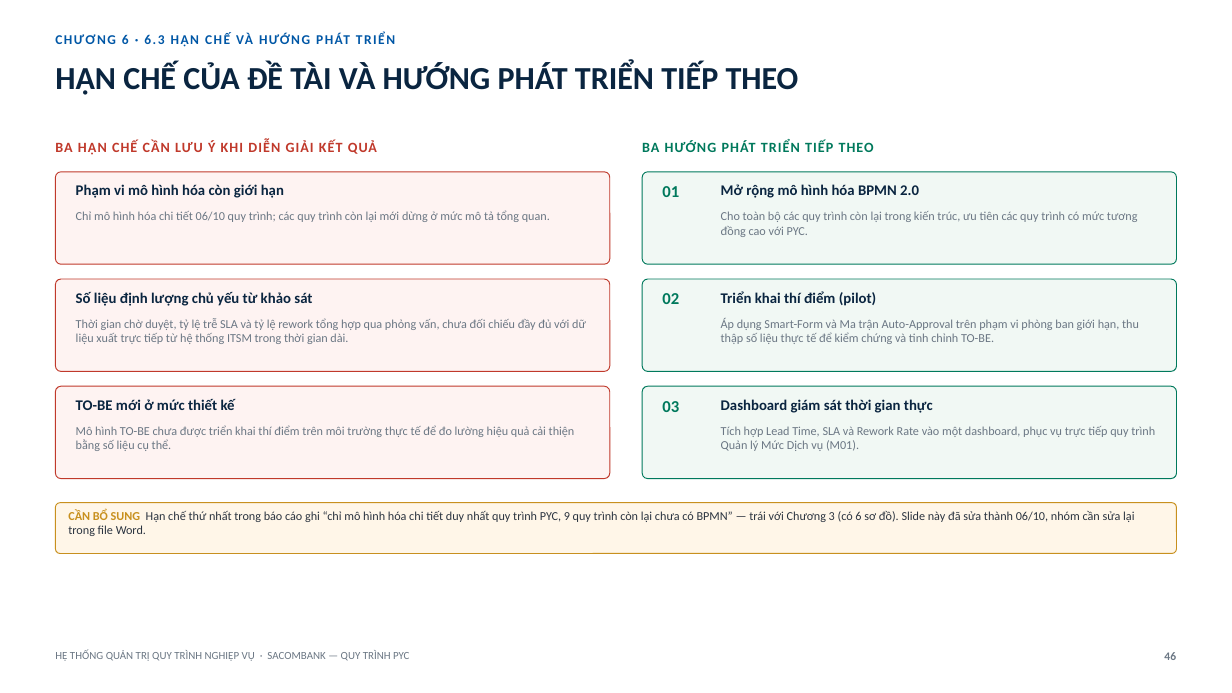
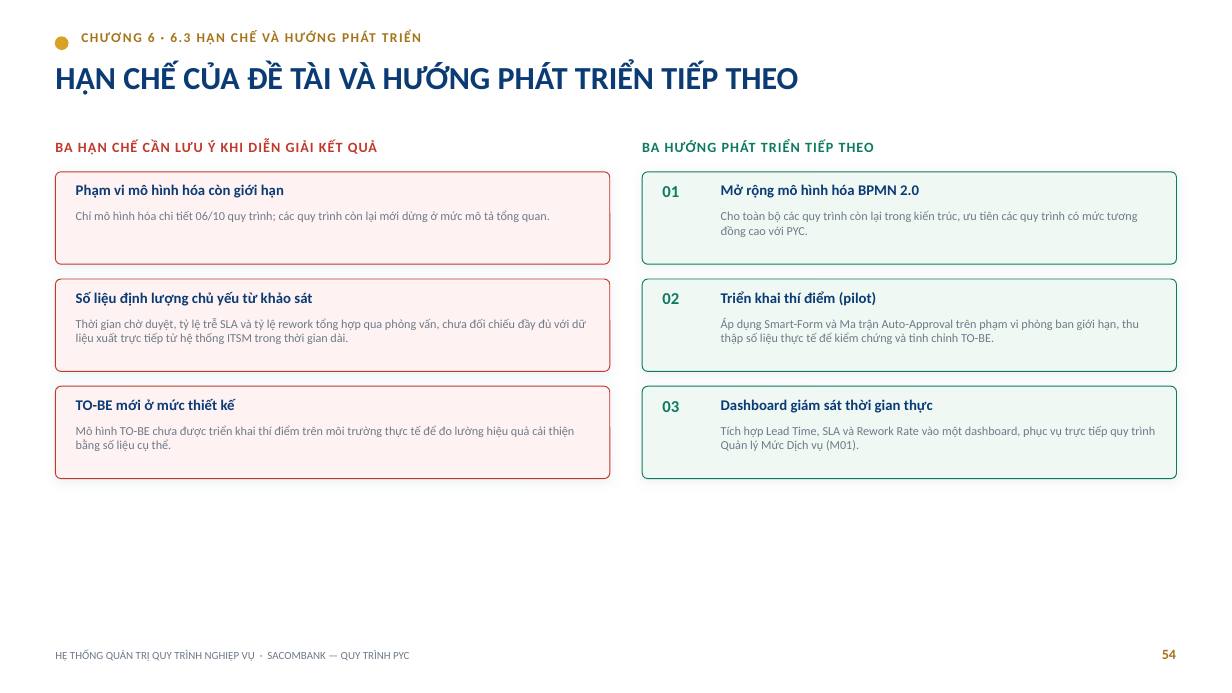
Before and after one commit to trilm83/SACOMBANK, a slide deck: slide 54 of BaoCao_PYC_Sacombank.pptx (slide 46 before the commit). Drawn at 1232x693 pixels with LibreOffice and Linux fonts; fonts in the diff are those of the drawing. Boxes give left, top, right and bottom in pixels: in the first picture for what was removed or moved away, otherwise in the second. Text is boxed around its words. In the diff, an @@ line names an element or a change of style, - is before the commit and + after.

```diff
--- a/BaoCao_PYC_Sacombank.pptx
+++ b/BaoCao_PYC_Sacombank.pptx
@@ ellipse added at [55, 37, 68, 50], fill #D9A227, outline #D9A227 1 pt @@
@@ text "CHƯƠNG 6 · 6.3 HẠN ...": place and size @@
-text "CHƯƠNG 6 · 6.3 HẠN ..." at [122, 33, 253, 44]
+text "CHƯƠNG 6 · 6.3 HẠN ..." at [148, 31, 279, 42]
@@ text "CHƯƠNG 6 · 6.3 HẠN ..." at [148, 31, 279, 42]: text colour #0057A6 to #A5741A @@
@@ shadow on in 3 elements at [55, 172, 610, 264], [55, 279, 610, 372], [55, 386, 610, 479] @@
@@ fill #F1F8F4 to #F0F8F4; outline #00795C 0.75 pt to #0E7A5F 0.75 pt; shadow on in 3 elements at [642, 172, 1177, 264], [642, 279, 1177, 372], [642, 386, 1177, 479] @@
@@ text colour #00795C to #0E7A5F in 3 elements at [662, 186, 679, 197], [662, 293, 679, 304], [662, 401, 679, 412] @@
@@ text colour #0A2540 to #0B3B75 in 7 elements at [55, 62, 799, 95], [76, 184, 284, 198], [76, 292, 312, 306], [76, 399, 235, 410], [721, 184, 919, 198], [721, 291, 876, 306], [721, 399, 933, 413] @@
@@ rounded rectangle removed at [55, 503, 1177, 554] @@
@@ text removed at [68, 510, 1134, 536] @@
-CẦN BỔ SUNG Hạn chế thứ nhất trong báo cáo ghi “chỉ mô hình hóa chi tiết duy nhất quy trình PYC, 9 quy trình còn lại chưa có BPMN” — trái với Chương 3 (có 6 sơ đồ). Slide này đã sửa thành 06/10, nhóm cần sửa lại trong file Word.
@@ text added at [1162, 650, 1176, 659], 11 pt, text #A5741A, bold @@
+54
@@ text removed at [1164, 652, 1176, 660] @@
-46
```
Also in this commit, not shown: 42 other slides changed, 12 slides added, 4 slides removed.
